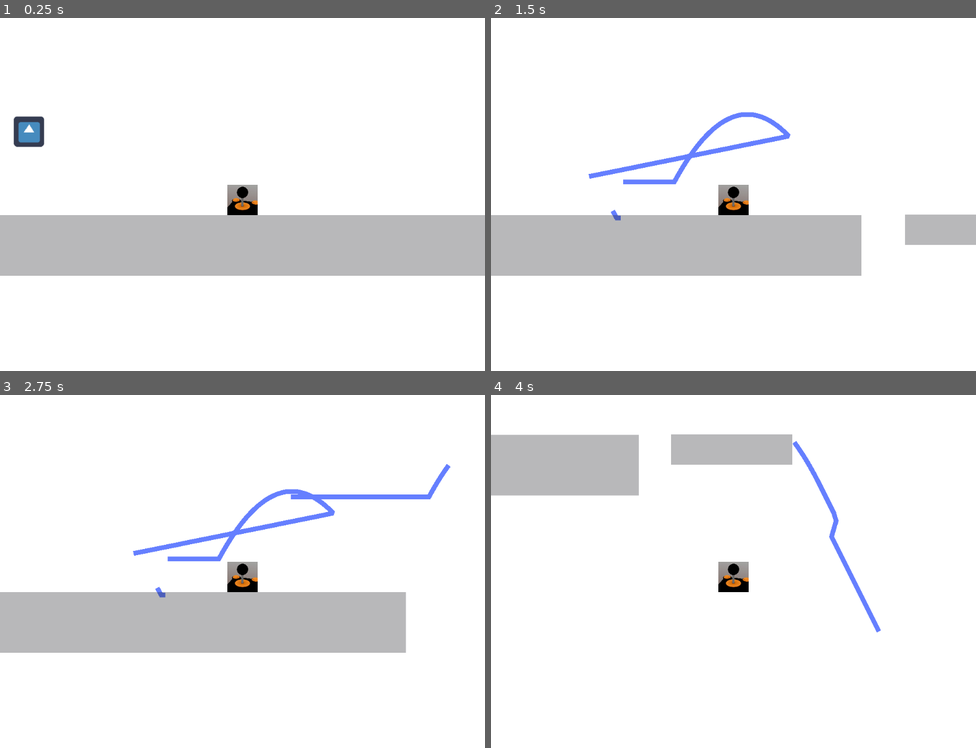
Above: before the commit, frames 1-4 (two rows, left to right).
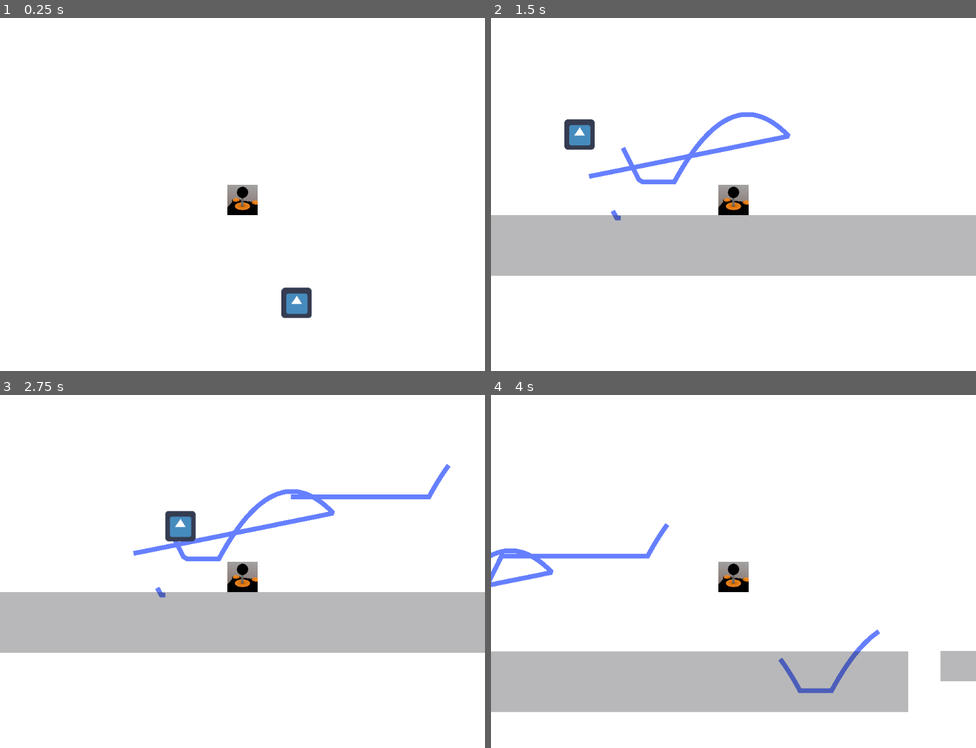
Above: after the commit, the same moments.

Repository: igaryhe/LD45
Game: Godot game, scene res://World.tscn
Two runs of this game, one before a commit and one after it. Both use one fixed random seed, a clock stepped at 60 frames per second and the inputs below. Before the commit the project has no main scene; this scene is started directly in both runs. The engine's default icon, where the game draws it, is replaced by a stand-in: a white triangle on a blue panel in a dark square. Sound files missing from this copy of the repository are replaced by a short silence.
Inputs (mouse positions are in pixels of both pictures, inside the frame that each line leads up to):
- Up to frame 1 (0.25 s): no input
- Up to frame 2 (1.5 s): move the mouse to (840, 180) at 0.52 s; press the mouse at (840, 180) at 0.53 s; hold Right (ui_right) from 0.53 s (still down); tap Space (jump) at 0.77 s; move the mouse to (636, 219) at 1.27 s; release the mouse at (636, 219) at 1.28 s; click (636, 219) at 1.35 s
- Up to frame 3 (2.75 s): tap Space (jump) at 1.52 s; move the mouse to (291, 497) at 2.02 s; release Right (ui_right) at 2.03 s; press the mouse at (291, 497) at 2.03 s; hold Left (ui_left) from 2.03 s (still down)
- Up to frame 4 (4 s): move the mouse to (709, 649) at 2.77 s; release Left (ui_left) at 2.78 s; release the mouse at (709, 649) at 2.78 s; hold Right (ui_right) from 2.78 s (still down); click (709, 649) at 2.85 s; tap Space (jump) at 3.02, 3.77 s; move the mouse to (879, 631) at 3.52 s; press the mouse at (879, 631) at 3.53 s

The runs differ from the first frame. In frame 1, 18% of the frame differs, in the area x 0-100%, y 27-86%; in frame 2, 3.5%; in frame 3, 3.4%; in frame 4, 25%, in the area x 0-100%, y 11-90%.

Commit message:
set player as singleton and split enemy control code

Diff:
--- a/Enemy.gd
+++ b/Enemy.gd
@@ -1,10 +1,18 @@
 extends StaticBody2D
 const SPEED = 100.0
 var direction
-
+var distance
+onready var player = get_node("/root/Player")
+onready var audio_stream = get_node("/root/Player/AudioStreamPlayer2D")
 func _ready():
 	pass
 
 func _physics_process(delta):
+	distance = player.get_position().distance_to(get_position())
+	if distance < 300 and !audio_stream.playing:
+		audio_stream.play()
+	elif distance >= 300 and audio_stream.playing:
+		audio_stream.stop()
+	direction = (player.position - position).normalized()
 	var motion = direction * SPEED * delta
 	position += motion
--- a/Player.tscn
+++ b/Player.tscn
@@ -26,5 +26,4 @@
 
 [node name="AudioStreamPlayer2D" type="AudioStreamPlayer2D" parent="."]
 stream = ExtResource( 3 )
-autoplay = true
 [connection signal="finished" from="AudioStreamPlayer2D" to="." method="_on_finished"]
--- a/World.gd
+++ b/World.gd
@@ -1,11 +1 @@
 extends Node2D
-var distance
-
-func _physics_process(delta):
-	distance = $Player.get_position().distance_to($Enemy.get_position())
-	print(distance)
-	if distance < 300:
-		$Player/AudioStreamPlayer2D.set_pitch_scale(1.8)
-	else:
-		$Player/AudioStreamPlayer2D.set_pitch_scale(1)
-	$Enemy.direction = ($Player.position - $Enemy.position).normalized()
--- a/World.tscn
+++ b/World.tscn
@@ -1,28 +1,22 @@
-[gd_scene load_steps=7 format=2]
+[gd_scene load_steps=5 format=2]
 
-[ext_resource path="res://World.gd" type="Script" id=1]
-[ext_resource path="res://Trail.tscn" type="PackedScene" id=2]
-[ext_resource path="res://Player.tscn" type="PackedScene" id=3]
-[ext_resource path="res://tileset.tres" type="TileSet" id=4]
-[ext_resource path="res://MovingPlatform.tscn" type="PackedScene" id=5]
-[ext_resource path="res://Enemy.tscn" type="PackedScene" id=6]
+[ext_resource path="res://Trail.tscn" type="PackedScene" id=1]
+[ext_resource path="res://tileset.tres" type="TileSet" id=2]
+[ext_resource path="res://MovingPlatform.tscn" type="PackedScene" id=3]
+[ext_resource path="res://Enemy.tscn" type="PackedScene" id=4]
 
 [node name="World" type="Node2D"]
-script = ExtResource( 1 )
 
-[node name="Trail" parent="." instance=ExtResource( 2 )]
-
-[node name="Player" parent="." instance=ExtResource( 3 )]
-position = Vector2( 598.627, 479.313 )
+[node name="Trail" parent="." instance=ExtResource( 1 )]
 
 [node name="TileMap" type="TileMap" parent="."]
-tile_set = ExtResource( 4 )
+tile_set = ExtResource( 2 )
 format = 1
 tile_data = PoolIntArray( 458760, 0, 0, 589821, 1, 0, 589822, 1, 0, 589823, 1, 0, 524288, 1, 0, 524289, 1, 0, 524290, 1 …(593 unchanged characters)…
 
-[node name="MovingPlatform" parent="." instance=ExtResource( 5 )]
+[node name="MovingPlatform" parent="." instance=ExtResource( 3 )]
 position = Vector2( 1474, 543 )
 move_to = Vector2( 300, 0 )
 
-[node name="Enemy" parent="." instance=ExtResource( 6 )]
+[node name="Enemy" parent="." instance=ExtResource( 4 )]
 position = Vector2( 124, 328 )
--- a/project.godot
+++ b/project.godot
@@ -16,7 +16,12 @@
 [application]
 
 config/name="DrawSomething"
+run/main_scene="res://World.tscn"
 config/icon="res://res/icon.png"
+
+[autoload]
+
+Player="*res://Player.tscn"
 
 [display]
 
